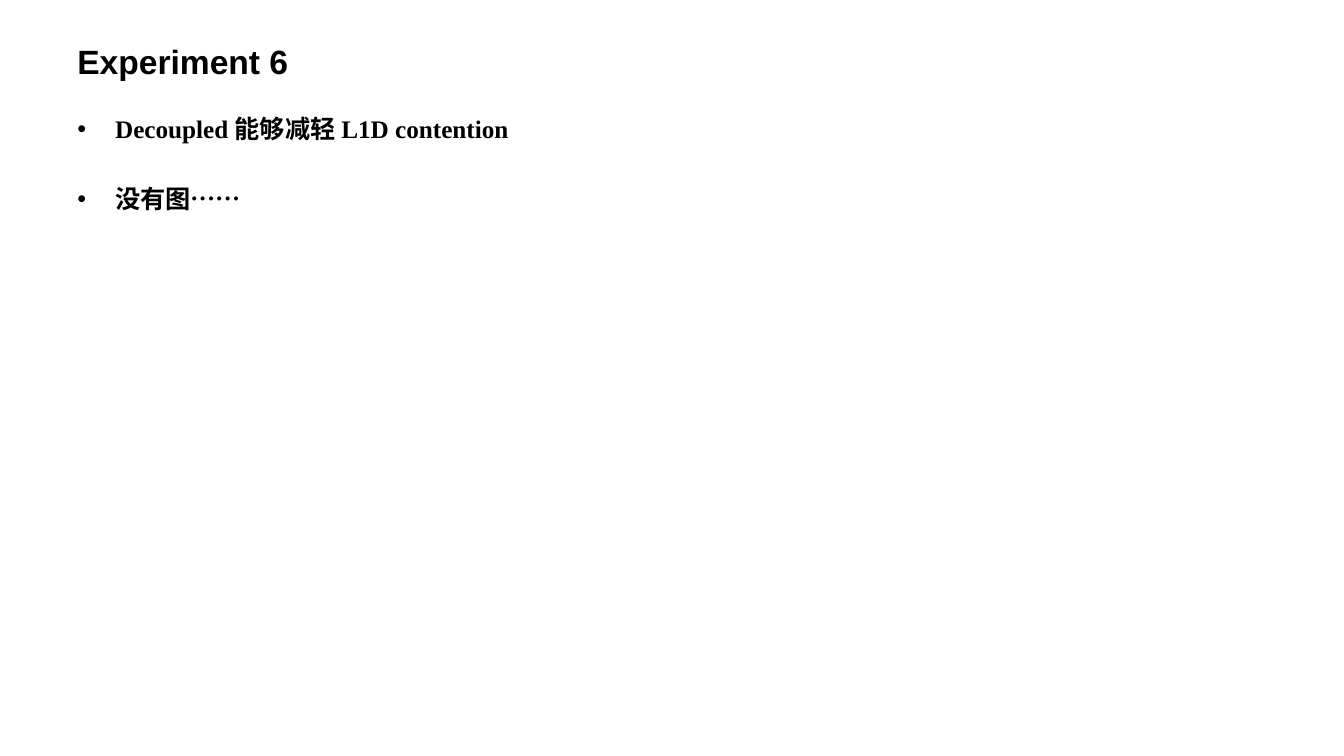
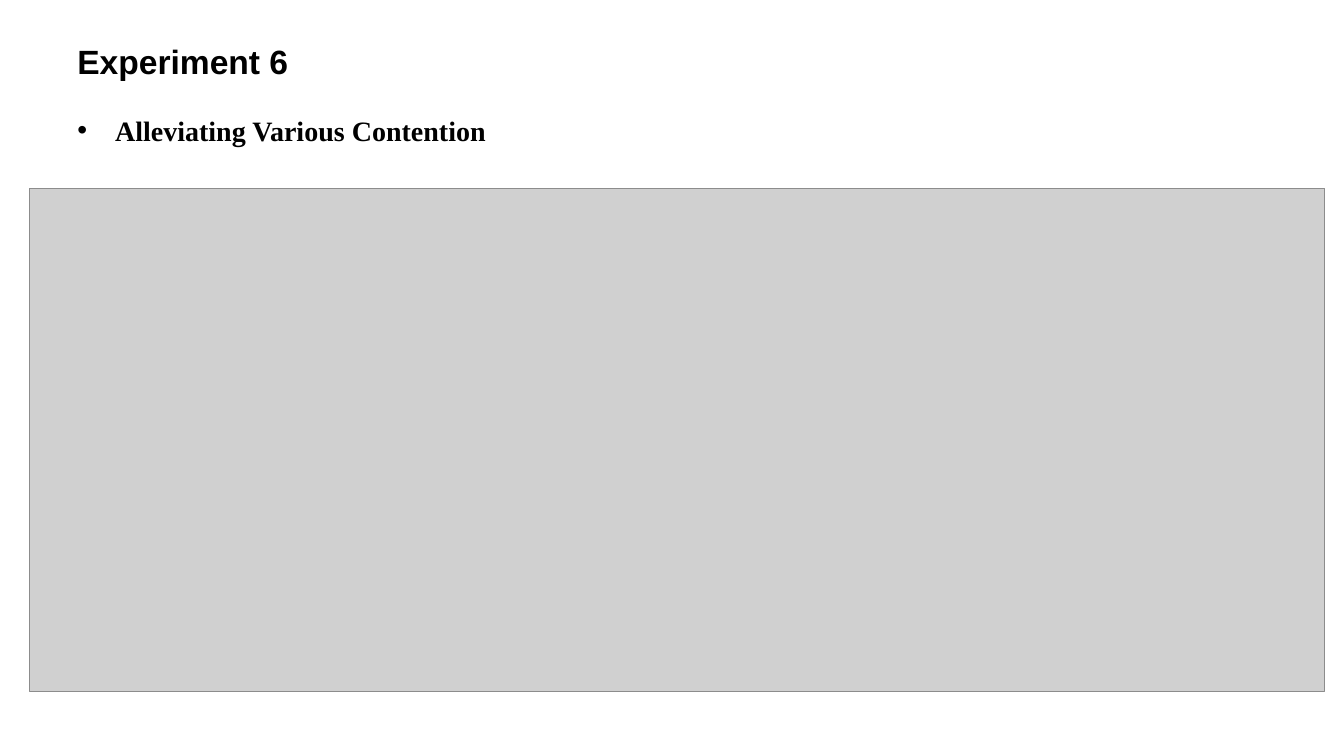
Before and after one commit to LitLeo/HPC-IP-Report, a slide deck: slide 20 of graduate_1_1/2015-11-17_Locality-Driven Dynamic GPU Cache Bypassing/Locality-Driven Dynamic GPU Cache Bypassing.pptx. Drawn at 1344x756 pixels with LibreOffice and Linux fonts; fonts in the diff are those of the drawing; grey boxes stand for pictures; background and template pictures are left out. Boxes give left, top, right and bottom in pixels: in the first picture for what was removed or moved away, otherwise in the second. Text is boxed around its words. In the diff, an @@ line names an element or a change of style, - is before the commit and + after.

```diff
--- a/graduate_1_1/2015-11-17_Locality-Driven Dynamic GPU Cache Bypassing/Locality-Driven Dynamic GPU Cache Bypassing.pptx
+++ b/graduate_1_1/2015-11-17_Locality-Driven Dynamic GPU Cache Bypassing/Locality-Driven Dynamic GPU Cache Bypassing.pptx
@@ text at [115, 121, 486, 146]: text changed; size 18 to 20 pt @@
-• Decoupled 能够减轻 L1D contention
-• 没有图……
+• Alleviating Various Contention
@@ picture added at [29, 189, 1325, 692] @@
```
Also in this commit, not shown: 14 other slides changed, 3 slides added, 3 slides removed.
